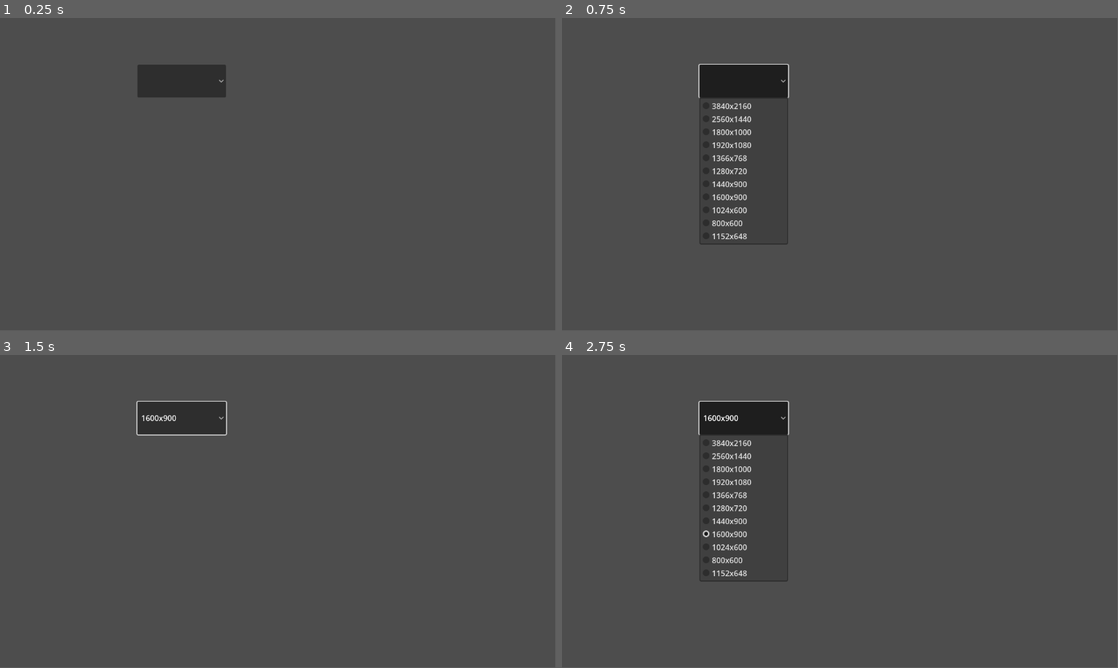
Above: before the commit, frames 1-4 (two rows, left to right).
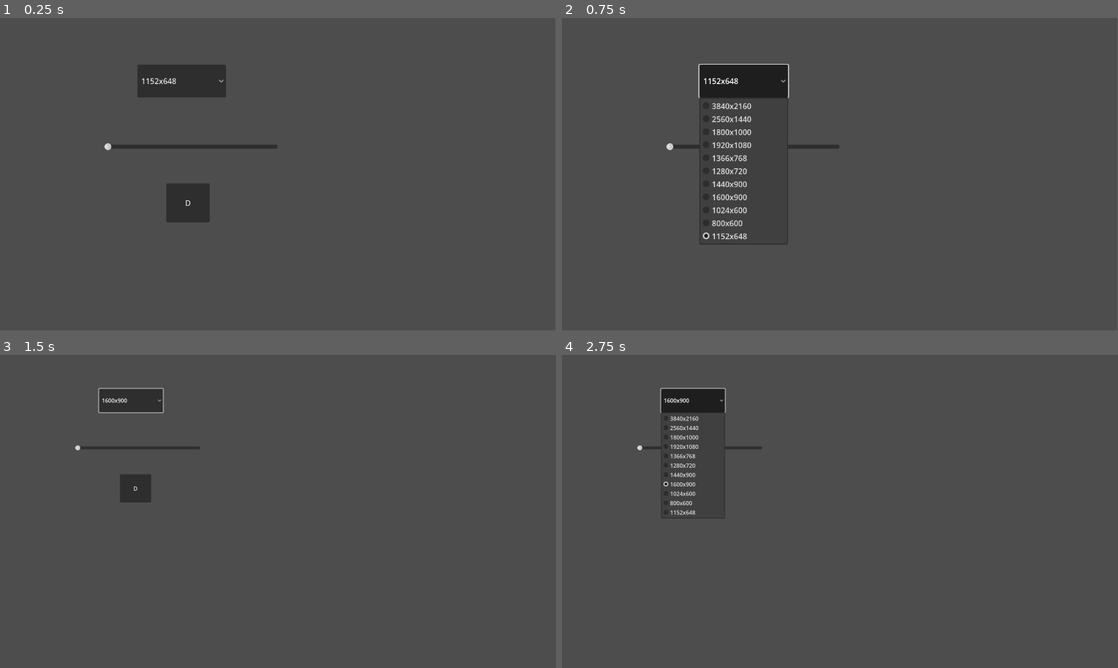
Above: after the commit, the same moments.

Repository: Ye96516/hahah
Game: Godot game, scene res://scenes/setting/setting.tscn
The game is run twice, just before and just after one commit, with the same random seed, the same clock (stepped at 60 frames per second) and the same inputs. The project has no main scene, so this scene is started directly.
Inputs (mouse positions are in pixels of both pictures, inside the frame that each line leads up to):
- Up to frame 1 (0.25 s): no input
- Up to frame 2 (0.75 s): click (745, 80) at 0.5 s
- Up to frame 3 (1.5 s): click (189, 539) at 1.25 s, where only the run after the commit has a clickable "D"
- Up to frame 4 (2.75 s): click "1600x900" at 2 s
In frame 3 the window is 799x449 before the commit and 800x450 after it. Grey fills any space a smaller window leaves; there, only what the larger window draws over its background counts as a difference.

The runs differ from the first frame. In frame 1, 1.5% of the frame differs, in the area x 18-50%, y 19-66%; in frame 2, 0.3%; in frame 3, 3.0%; in frame 4, 3.9%, in the area x 13-41%, y 10-73%.

Commit message:
为各种设置进行了存档

Diff:
--- a/global/save_load_system.gd
+++ b/global/save_load_system.gd
@@ -31,6 +31,13 @@
 	else:
 		printerr("存档未写入任何内容")
 
+##判断是否含特定的键
+func has_key(key:String):
+	_init_file()
+	if key in data.archives_file:
+		return true
+	return false
+
 ##打印出特定的键值对
 func show_certain_content(key:String):
 	_init_file()
--- a/project.godot
+++ b/project.godot
@@ -14,6 +14,18 @@
 config/features=PackedStringArray("4.3", "GL Compatibility")
 config/icon="res://icon.svg"
 
+[autoload]
+
+AudioPlayer="*res://global/audio_player.gd"
+
+[input]
+
+move_right={
+"deadzone": 0.5,
+"events": [Object(InputEventKey,"resource_local_to_scene":false,"resource_name":"","device":-1,"window_id":0,"alt_pressed":false,"shift_pressed":false,"ctrl_pressed":false,"meta_pressed":false,"pressed":false,"keycode":0,"physical_keycode":68,"key_label":0,"unicode":100,"location":0,"echo":false,"script":null)
+]
+}
+
 [rendering]
 
 renderer/rendering_method="gl_compatibility"
--- /dev/null
+++ b/scenes/setting/change_key_pos.gd
@@ -0,0 +1,34 @@
+extends Node
+
+@onready var move_right: Button = $MoveRight
+
+enum actions{
+	move_right,
+}
+var current_action=actions.move_right
+
+var sl:SLSystem=SLSystem.new()
+
+func _ready() -> void:
+	load_changed_key()
+	pass
+
+func _on_move_right_pressed() -> void:
+	current_action=actions.move_right
+
+func _input(event: InputEvent) -> void:
+	if event is InputEventKey:
+		match current_action:
+			actions.move_right:
+				change_action_event("move_right",event,move_right)
+				sl.save_data("move_right_key",event)
+
+func load_changed_key():
+	if sl.has_key("move_right_key"):
+		var e=sl.load_data("move_right_key")
+		change_action_event("move_right",e,move_right)
+
+func change_action_event(action:String,e:InputEventKey,node:Node):
+	InputMap.action_erase_events(action)
+	InputMap.action_add_event(action,e)
+	node.text=InputMap.action_get_events(action)[0].as_text()
--- a/scenes/setting/resolution.gd
+++ b/scenes/setting/resolution.gd
@@ -12,6 +12,7 @@
 	"1024x600": Vector2i(1024, 600) ,
 	"800x600": Vector2i(800, 600) ,
 }
+var sl:SLSystem=SLSystem.new()
 
 func _ready() -> void:
 	_add_resolution()
@@ -22,14 +23,26 @@
 		self.add_item(i)
 
 func _render_current_resolution():
+	if sl.has_key("screen_size"):
+		var ss:Vector2i=DisplayServer.screen_get_size()
+		var screen_size:Vector2=sl.load_data("screen_size")
+		get_window().set_size(screen_size)
+		var window_pos=Vector2(ss.x/2-screen_size.x/2,ss.y/2-screen_size.y/2)
+		DisplayServer.window_set_position(window_pos,0)
+
 	var current_resolution:String=str(get_viewport().size.x,"x",get_viewport().size.y)
 	var resolution_key=resolution_dir.keys().find(current_resolution)
 	if resolution_key<0:
 		add_item(current_resolution)
 		self.selected=resolution_dir.size()
+		return
 	self.selected=resolution_key
 
 func _on_resolution_item_selected(index: int) -> void:
 	var key=self.get_item_text(index)
 	#更改窗口尺寸
 	get_window().set_size(resolution_dir[key])
+	var ss:Vector2i=DisplayServer.screen_get_size()
+	var window_pos=Vector2(ss.x/2-resolution_dir[key].x/2,ss.y/2-resolution_dir[key].y/2)
+	DisplayServer.window_set_position(window_pos,0)
+	sl.save_data("screen_size",resolution_dir[key])
--- a/scenes/setting/setting.tscn
+++ b/scenes/setting/setting.tscn
@@ -1,7 +1,9 @@
-[gd_scene load_steps=3 format=3 uid="uid://dnvmjwuu7v5sq"]
+[gd_scene load_steps=5 format=3 uid="uid://dnvmjwuu7v5sq"]
 
 [ext_resource type="Script" path="res://scenes/setting/setting.gd" id="1_gcp4l"]
 [ext_resource type="Script" path="res://scenes/setting/resolution.gd" id="2_i80b5"]
+[ext_resource type="Script" path="res://scenes/setting/volume.gd" id="3_gt6wv"]
+[ext_resource type="Script" path="res://scenes/setting/change_key_pos.gd" id="4_8qoxy"]
 
 [node name="Setting" type="Control"]
 layout_mode = 3
@@ -19,3 +21,27 @@
 offset_right = 469.0
 offset_bottom = 165.0
 script = ExtResource("2_i80b5")
+
+[node name="Volume" type="HSlider" parent="."]
+layout_mode = 0
+offset_left = 216.0
+offset_top = 239.0
+offset_right = 576.0
+offset_bottom = 295.0
+max_value = 1.0
+step = 0.05
+script = ExtResource("3_gt6wv")
+
+[node name="ChangeKeyPos" type="Node" parent="."]
+script = ExtResource("4_8qoxy")
+
+[node name="MoveRight" type="Button" parent="ChangeKeyPos"]
+offset_left = 345.0
+offset_top = 343.0
+offset_right = 435.0
+offset_bottom = 424.0
+text = "D"
+
+[connection signal="item_selected" from="Resolution" to="Resolution" method="_on_resolution_item_selected"]
+[connection signal="value_changed" from="Volume" to="Volume" method="_on_value_changed"]
+[connection signal="pressed" from="ChangeKeyPos/MoveRight" to="ChangeKeyPos" method="_on_move_right_pressed"]
--- /dev/null
+++ b/scenes/setting/volume.gd
@@ -0,0 +1,11 @@
+extends HSlider
+
+var sl:SLSystem=SLSystem.new()
+
+func _ready() -> void:
+	if sl.has_key("volume"):
+		self.value=sl.load_data("volume")
+
+func _on_value_changed(value: float) -> void:
+	AudioPlayer.set_volume(0,value)
+	sl.save_data("volume",value)
